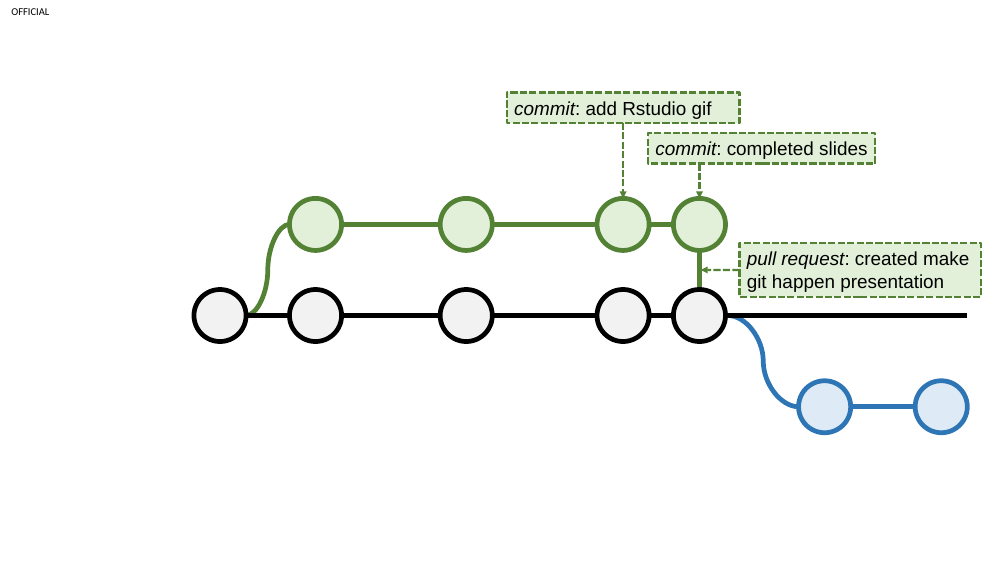
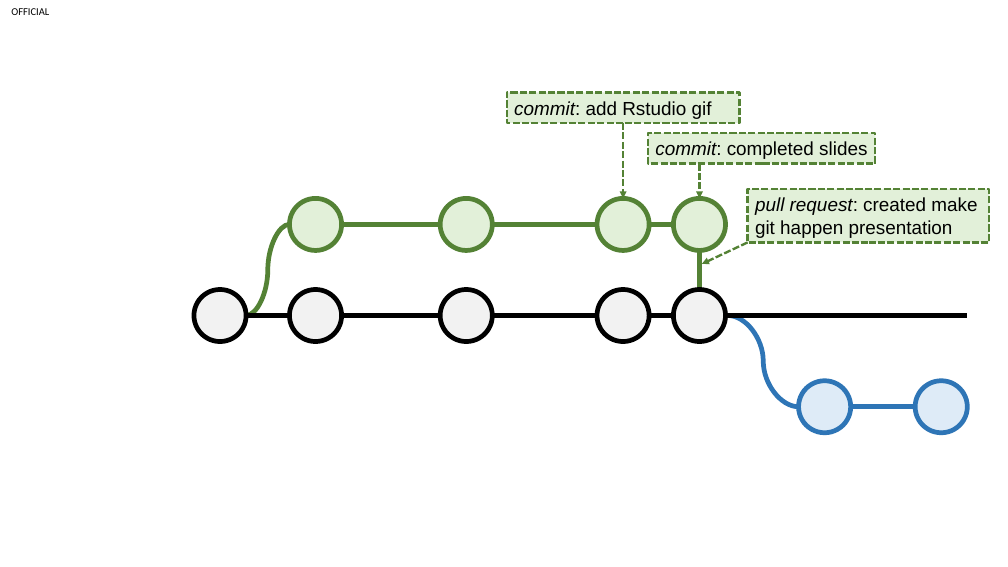
Before and after one commit to datasciencecampus/gov-uk-rap-materials, a slide deck: slide 8 of images/WorkingWithGit/PerfectGitWorking.pptx (slide 9 before the commit). Drawn at 1008x567 pixels with LibreOffice and Linux fonts; fonts in the diff are those of the drawing. Boxes give left, top, right and bottom in pixels: in the first picture for what was removed or moved away, otherwise in the second. Text is boxed around its words. In the diff, an @@ line names an element or a change of style, - is before the commit and + after.

```diff
--- a/images/WorkingWithGit/PerfectGitWorking.pptx
+++ b/images/WorkingWithGit/PerfectGitWorking.pptx
@@ rectangle "pull request: created make git ...": place and size @@
-rectangle "pull request: created make git ..." at [740,243,982,297]
+rectangle "pull request: created make git ..." at [748,189,990,243]
@@ arrow moved from (740, 270) - (701, 270) to (748, 243) - (702, 264) @@
```
Also in this commit, not shown: 4 other slides changed, 9 other files.
